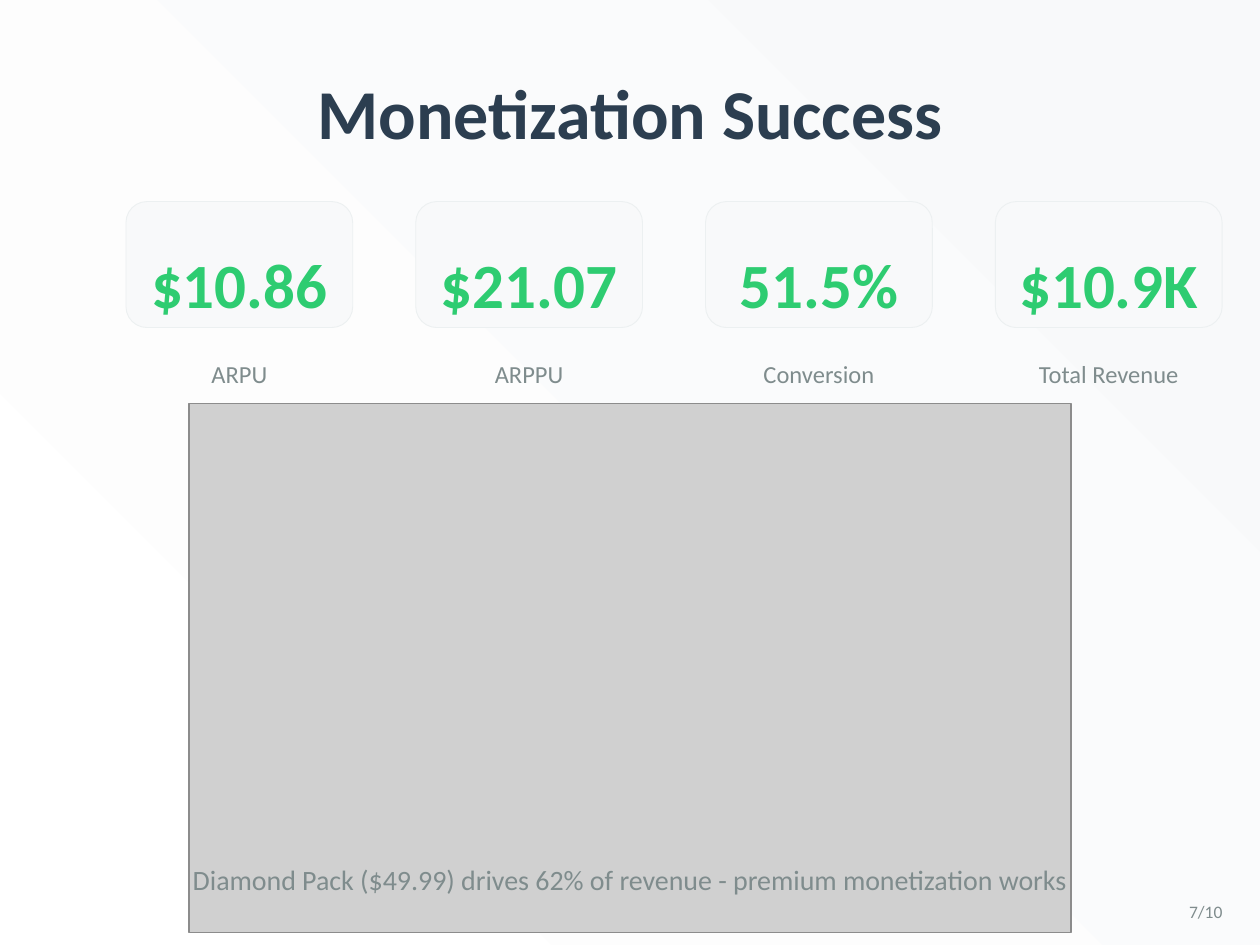
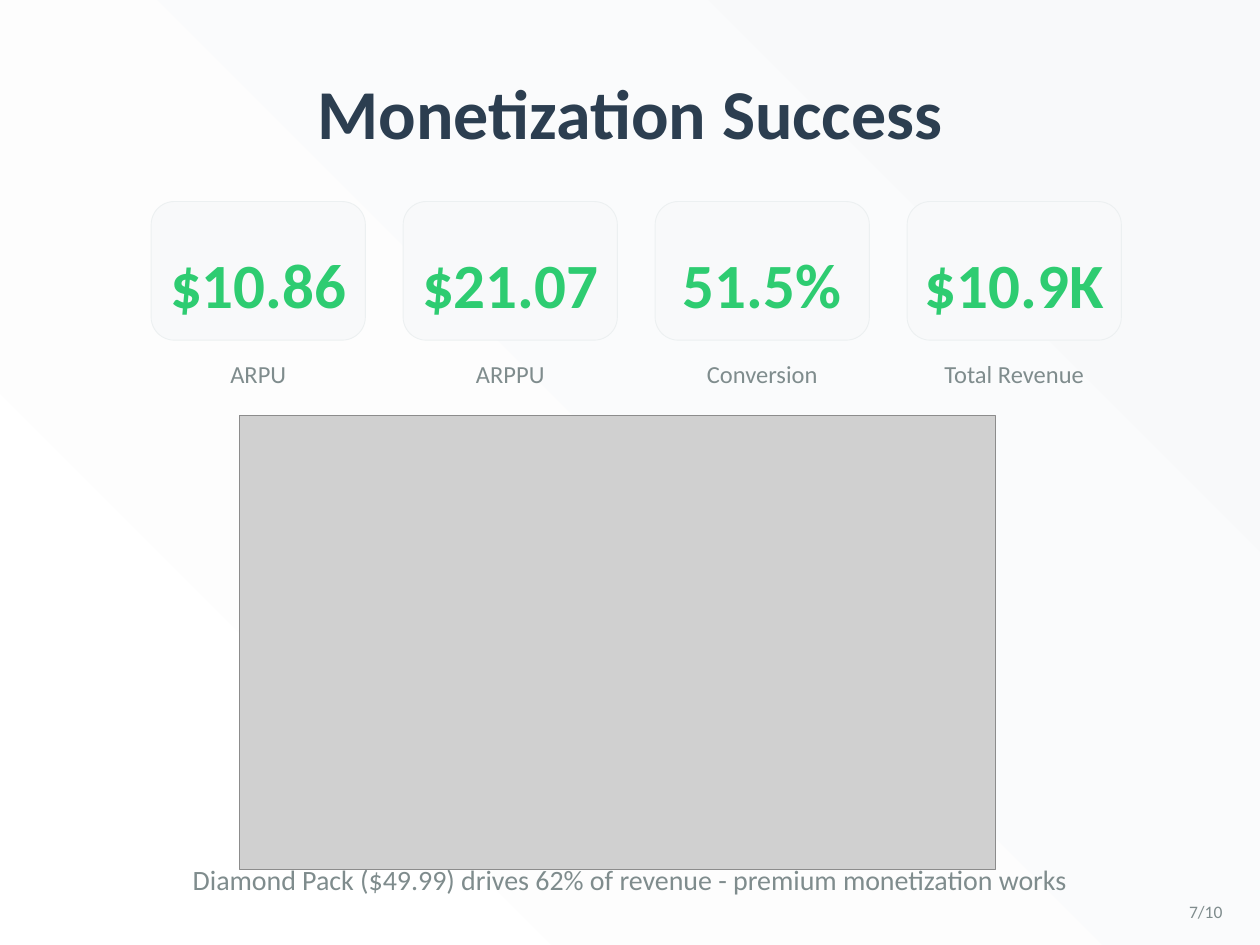
Before and after one commit to yiwei79/GameData_Analysis_Projects, a slide deck: slide 7 of Delivery 1 KPIs/Deliverables/Game_Analytics_Presentation.pptx. Drawn at 1260x945 pixels with LibreOffice and Linux fonts; fonts in the diff are those of the drawing; grey boxes stand for pictures. Boxes give left, top, right and bottom in pixels: in the first picture for what was removed or moved away, otherwise in the second. Text is boxed around its words. In the diff, an @@ line names an element or a change of style, - is before the commit and + after.

```diff
--- a/Delivery 1 KPIs/Deliverables/Game_Analytics_Presentation.pptx
+++ b/Delivery 1 KPIs/Deliverables/Game_Analytics_Presentation.pptx
@@ rounded rectangle resized from (x1=126, y1=202, x2=353, y2=328) to (x1=151, y1=202, x2=365, y2=340) @@
@@ rounded rectangle resized from (x1=416, y1=202, x2=643, y2=328) to (x1=403, y1=202, x2=617, y2=340) @@
@@ rounded rectangle resized from (x1=706, y1=202, x2=932, y2=328) to (x1=655, y1=202, x2=869, y2=340) @@
@@ rounded rectangle resized from (x1=995, y1=202, x2=1222, y2=328) to (x1=907, y1=202, x2=1121, y2=340) @@
@@ text "$10.86" moved from (x1=151, y1=264, x2=327, y2=315) to (x1=170, y1=264, x2=346, y2=315) @@
@@ text "$21.07" moved from (x1=441, y1=266, x2=617, y2=315) to (x1=422, y1=266, x2=598, y2=315) @@
@@ text "51.5%" moved from (x1=740, y1=264, x2=898, y2=309) to (x1=683, y1=264, x2=841, y2=309) @@
@@ text "$10.9K" moved from (x1=1019, y1=266, x2=1198, y2=315) to (x1=925, y1=266, x2=1104, y2=315) @@
@@ text "ARPU" moved from (x1=211, y1=367, x2=267, y2=383) to (x1=230, y1=367, x2=286, y2=383) @@
@@ text "ARPPU" moved from (x1=495, y1=367, x2=564, y2=383) to (x1=476, y1=367, x2=545, y2=383) @@
@@ text "Conversion" moved from (x1=763, y1=366, x2=874, y2=383) to (x1=707, y1=366, x2=818, y2=383) @@
@@ text "Total Revenue" moved from (x1=1039, y1=366, x2=1178, y2=383) to (x1=944, y1=366, x2=1084, y2=383) @@
@@ picture resized from (x1=189, y1=403, x2=1071, y2=932) to (x1=239, y1=416, x2=995, y2=869) @@
```
Also in this commit, not shown: 6 other slides changed, 2 other files.
